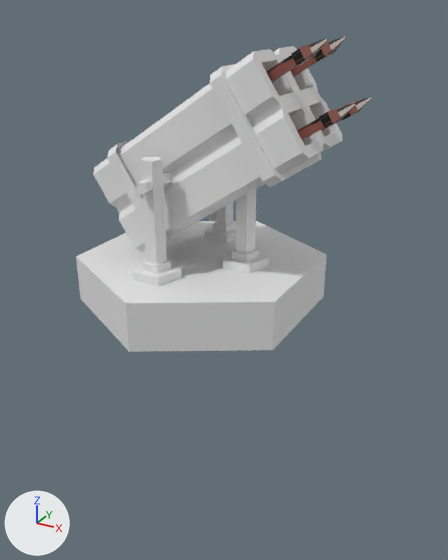
What one commit did to the Blender file BlenderMesh/Tower_3.blend.
Before and after are seen from a 50 mm lens placed at (10.66, -17.18, 4.85), pointed at (1.18, 0.06, -3.77). Every picture has the same lights, and +X, +Y and +Z are marked at lower left.

The scene before the commit, as lines of its bpy script (objects in view):
```python
me_cube_004 = bpy.data.meshes.new('Cube.004')
me_cube_004.from_pydata(...)  # 142 vertices, 99 faces; spans x -2.46..4.46, y -1.77..1.77, z -1.79..1.74
me_cube_011 = bpy.data.meshes.new('Cube.011')
me_cube_011.from_pydata(...)  # 720 vertices, 696 faces; spans x -2.0..0.0, y -8.1..8.2, z -8.1..6.8
me_cube_011.materials.append(mat_material_001)  # picture img_tower_2
me_cylinder_002 = bpy.data.meshes.new('Cylinder.002')
me_cylinder_002.from_pydata(...)  # a 6-sided cylinder along z spanning x -0.87..0.87, y -1.0..1.0, z -1.0..1.0
me_cylinder_003 = bpy.data.meshes.new('Cylinder.003')
me_cylinder_003.from_pydata(...)  # 100 vertices, 88 faces; spans x -2.3..8.1, y -15.1..2.4, z -0.8..1.3
ob_cube = bpy.data.objects.new('Cube', me_cube_004)
ob_cube.location = (0.0, 0.0, 0.0)
ob_cube.rotation_euler = (0.0, -0.58, 0.0)  # degrees (0, -33, 0)
ob_cube_005 = bpy.data.objects.new('Cube.005', me_cube_011)
ob_cube_005.location = (0.0, 0.0, 0.0)
ob_cube_005.rotation_euler = (0.0, 2.583, 0.0)  # degrees (0, 148, 0)
ob_cube_005.scale = (3.06, 0.146, 0.146)
ob_cylinder_002 = bpy.data.objects.new('Cylinder.002', me_cylinder_002)
ob_cylinder_002.location = (0.34, 0.0, -3.81)
ob_cylinder_002.scale = (4.33, 4.33, 0.806)
ob_cylinder_003 = bpy.data.objects.new('Cylinder.003', me_cylinder_003)
ob_cylinder_003.location = (0.03, 2.19, -1.66)
ob_cylinder_003.scale = (0.337, 0.337, 1.83)
```
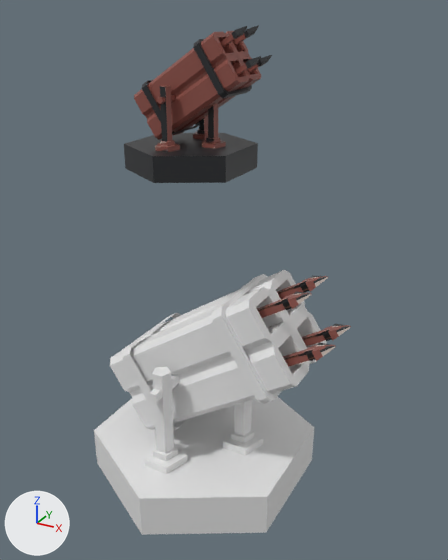
Patch to the scene script:
```diff
--- a/BlenderMesh/Tower_3.blend.py
+++ b/BlenderMesh/Tower_3.blend.py
@@ me_cube_011 @@
 # used by ob_cube_005; location = (0.0, 0.0, 0.0); rotation_euler = (0.0, 2.583, 0.0), in degrees (0, 148, 0); scale = (3.06, 0.146, 0.146)
 # verts and faces of me_cube_011; kept vertices keep their numbers, new ones are numbered from 720
-me_cube_011.from_pydata(...)  # 720 vertices, 696 faces; spans x -2.0..0.0, y -8.1..8.2, z -8.1..6.8
+me_cube_011.from_pydata(...)  # 974 vertices, 891 faces; spans x -3.1..2.7, y -2.2..2.2, z -0.9..3.0
+# me_cube_011 part 1: the loose piece of 84 vertices spanning x -2.0..0.0, y -7.4..-2.8, z 4.3..6.8 is scaled about the mesh origin by (1.53, 0.0729, 0.0729)
+# me_cube_011 part 2: the loose piece of 84 vertices spanning x -2.0..-0.1, y 3.0..7.6, z -8.1..-5.6 is scaled about the mesh origin by (1.53, 0.0729, 0.0729)
+# me_cube_011 part 3: the loose piece of 84 vertices spanning x -2.0..-0.1, y -7.1..-2.5, z -8.1..-5.6 is scaled about the mesh origin by (1.53, 0.0729, 0.0729)
+# me_cube_011 part 4: the loose piece of 84 vertices spanning x -2.0..0.0, y 2.7..7.3, z 4.3..6.8 is scaled about the mesh origin by (1.53, 0.0729, 0.0729)
+# me_cube_011 part 5: a new loose piece, a 5-sided cylinder along y spanning x -0.1..0.1, y -1.41..1.41, z -0.11..0.09, in mat_material_001 (picture img_tower_2)
+# me_cube_011 part 6: a new loose piece of 88 vertices spanning x -2.2..1.2, y -0.8..0.8, z -0.8..0.8, in mat_material_001 (picture img_tower_2)
+# me_cube_011 part 7: a new loose piece of 36 vertices spanning x -1.8..-1.5, y -0.9..0.9, z -0.9..0.9, in mat_material_001 (picture img_tower_2)
+# me_cube_011 part 8: a new loose piece of 30 vertices spanning x -0.3..1.1, y 0.8..1.5, z -0.4..1.5, in mat_material_001 (picture img_tower_2)
+# me_cube_011 part 9: a new loose piece of 30 vertices spanning x -0.3..1.2, y -1.4..-0.7, z -0.4..1.5, in mat_material_001 (picture img_tower_2)
+# me_cube_011 part 10: a new loose piece of 30 vertices spanning x -1.0..0.3, y -0.3..0.4, z 0.4..2.1, in mat_material_001 (picture img_tower_2)
+# me_cube_011 part 11: a new loose piece of 18 vertices spanning x 0.5..0.7, y -0.9..0.9, z -0.9..0.9, in mat_material_001 (picture img_tower_2)
+# me_cube_011 part 12
+verts[720] = (0.7, 2.2, 1.4)  # pixel (223, 132)
+verts[721] = (-0.9, 1.1, 2.4)  # pixel (257, 143)
+verts[722] = (-0.9, -1.1, 2.4)  # pixel (225, 155)
+verts[723] = (0.7, -2.2, 1.4)  # pixel (152, 156)
+for new, old in zip([*range(724, 728)], [*range(720, 724)]): verts[new] = verts[old] + (0.4, 0.0, 0.6)
+verts[728] = (2.7, -1.1, 1.1)  # pixel (125, 168)
+verts[729] = (2.2, -1.1, 0.4)  # pixel (123, 143)
+verts[730] = (2.7, 1.1, 1.1)
+verts[731] = (2.2, 1.1, 0.4)
+faces += [(720, 721, 725, 724), (721, 722, 726, 725), (722, 723, 727, 726), (723, 729, 728, 727), (720, 731, 729, 723, 722, 721), (728, 729, 731, 730)]
+faces += [(720, 724, 730, 731), (724, 725, 726, 727, 728, 730)]
 me_cube_011.materials.append(mat_material_001)
@@ ob_cube @@
 ob_cube = bpy.data.objects.new('Cube', me_cube_004)
-ob_cube.location = (0.0, 0.0, 0.0)
+ob_cube.location = (0.0, 0.0, -7.3)
 ob_cube.rotation_euler = (0.0, -0.58, 0.0)  # degrees (0, -33, 0)
@@ ob_cylinder_002 @@
 ob_cylinder_002 = bpy.data.objects.new('Cylinder.002', me_cylinder_002)
-ob_cylinder_002.location = (0.34, 0.0, -3.81)
+ob_cylinder_002.location = (0.34, 0.0, -11.11)
 ob_cylinder_002.scale = (4.33, 4.33, 0.806)
@@ ob_cube_005 @@
 ob_cube_005 = bpy.data.objects.new('Cube.005', me_cube_011)
-ob_cube_005.location = (0.0, 0.0, 0.0)
+ob_cube_005.location = (-0.18, 0.0, 2.32)
 ob_cube_005.rotation_euler = (0.0, 2.583, 0.0)  # degrees (0, 148, 0)
-ob_cube_005.scale = (3.06, 0.146, 0.146)
@@ ob_cylinder_003 @@
 ob_cylinder_003 = bpy.data.objects.new('Cylinder.003', me_cylinder_003)
-ob_cylinder_003.location = (0.03, 2.19, -1.66)
+ob_cylinder_003.location = (0.03, 2.19, -8.96)
 ob_cylinder_003.scale = (0.337, 0.337, 1.83)
@@ ob_cube_002 @@
+ob_cube_002 = bpy.data.objects.new('Cube.002', me_cube_011.copy())  # the mesh of ob_cube_005
+ob_cube_002.location = (0.0, 0.0, -7.3)
+ob_cube_002.rotation_euler = (0.0, 2.583, 0.0)  # degrees (0, 148, 0)
+ob_cube_002.scale = (3.06, 0.146, 0.146)
```

Where the change shows, as pixel boxes [x1, y1, x2, y2] in the pictures (448 x 560 px; the box of a moved part takes in the faces that stretch with it):
'Cylinder.002', moved
    before: [76, 221, 327, 352]
    after: [94, 397, 314, 535]
'Cube', moved
    before: [93, 46, 343, 252]
    after: [110, 269, 327, 430]
'Cube.005', reshaped, moved, rescaled
    before: [266, 37, 372, 140]
    after: [124, 25, 272, 183]
'Cylinder.003', moved
    before: [133, 157, 269, 286]
    after: [144, 367, 263, 474]
'Cube.002', added (brown)
    after: [257, 276, 351, 367]
part 1 of me_cube_011, moved or reshaped
    before: [297, 103, 356, 140]
    after: [235, 56, 261, 75]
part 2 of me_cube_011, moved or reshaped
    before: [291, 37, 346, 77]
    after: [233, 25, 259, 46]
part 3 of me_cube_011, moved or reshaped
    before: [266, 39, 327, 82]
    after: [220, 26, 247, 48]
part 4 of me_cube_011, moved or reshaped
    before: [321, 97, 372, 131]
    after: [247, 55, 272, 73]
part 5 of me_cube_011, added
    after: [157, 95, 175, 104]
part 6 of me_cube_011, added (brown)
    after: [134, 31, 261, 140]
part 7 of me_cube_011, added (black)
    after: [193, 39, 252, 98]
part 8 of me_cube_011, added
    after: [193, 115, 208, 140]
part 9 of me_cube_011, added
    after: [155, 86, 180, 152]
part 10 of me_cube_011, added
    after: [202, 103, 226, 149]
part 11 of me_cube_011, added
    after: [142, 80, 200, 135]
part 12 of me_cube_011, added (black)
    after: [124, 133, 258, 183]
